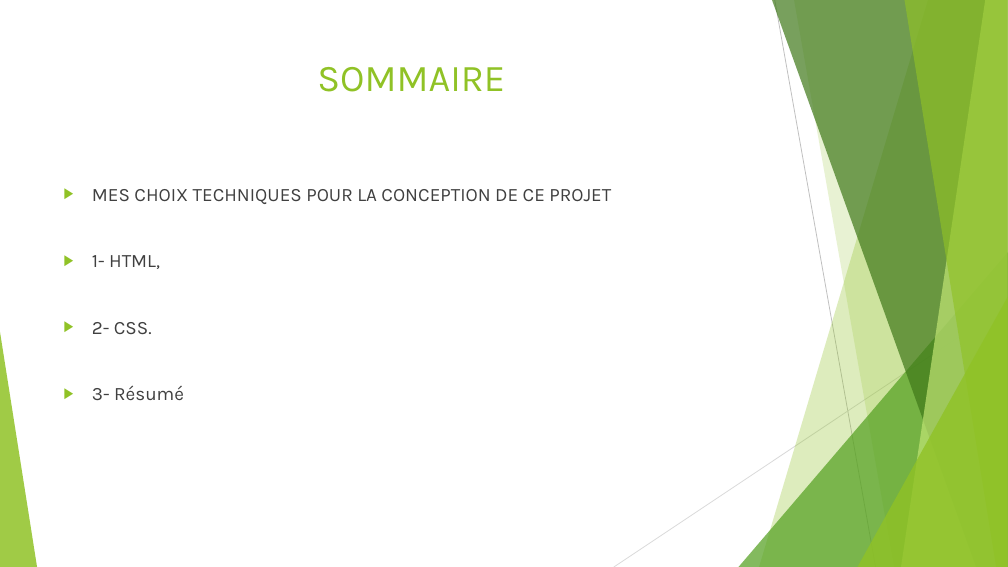
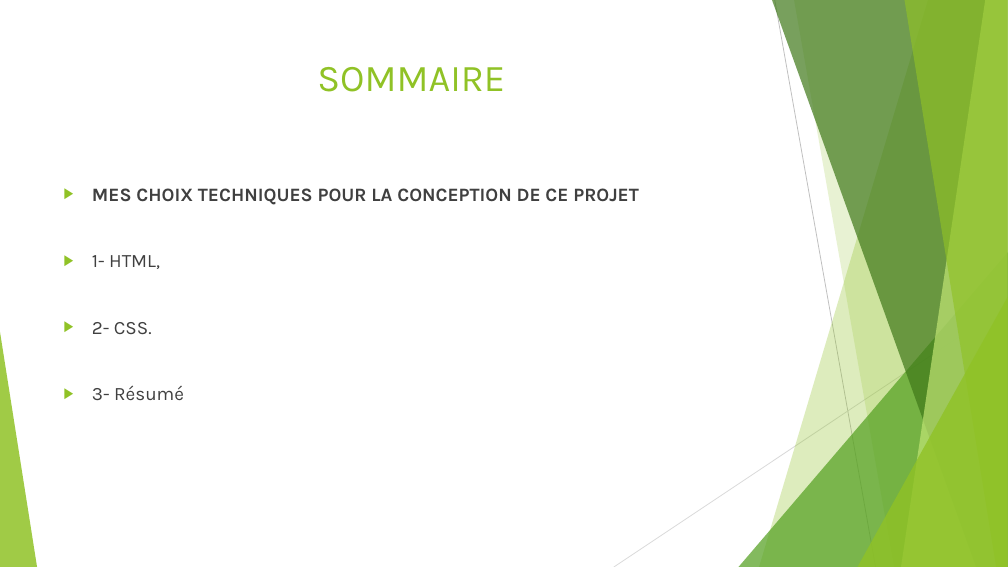
Before and after one commit to SOW-tech/projet3, a slide deck: slide 2 of Présentation Projet3.pptx. Drawn at 1008x567 pixels with LibreOffice and Linux fonts; fonts in the diff are those of the drawing. Boxes give left, top, right and bottom in pixels: in the first picture for what was removed or moved away, otherwise in the second. Text is boxed around its words. In the diff, an @@ line names an element or a change of style, - is before the commit and + after.

```diff
--- a/Présentation Projet3.pptx
+++ b/Présentation Projet3.pptx
@@ text at [92, 188, 638, 205]: bold on in "MES CHOIX TECHNIQUES POUR LA CONCEPTION DE ..." @@
```
Also in this commit, not shown: 8 other slides changed, 2 slides added, 26 other files.
